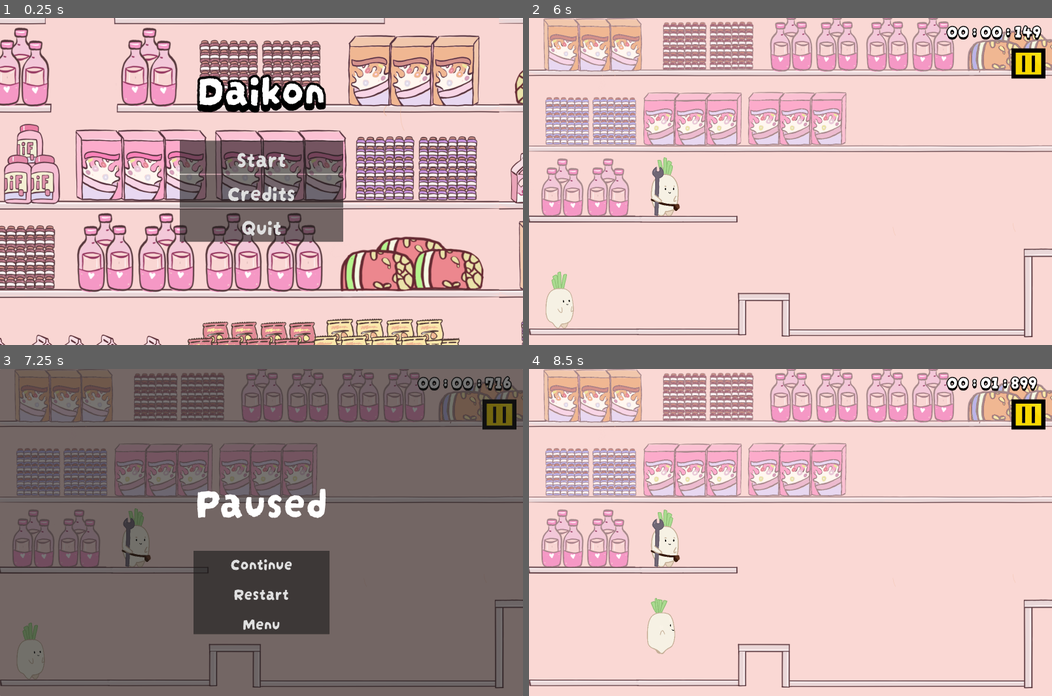
Above: before the commit, frames 1-4 (two rows, left to right).
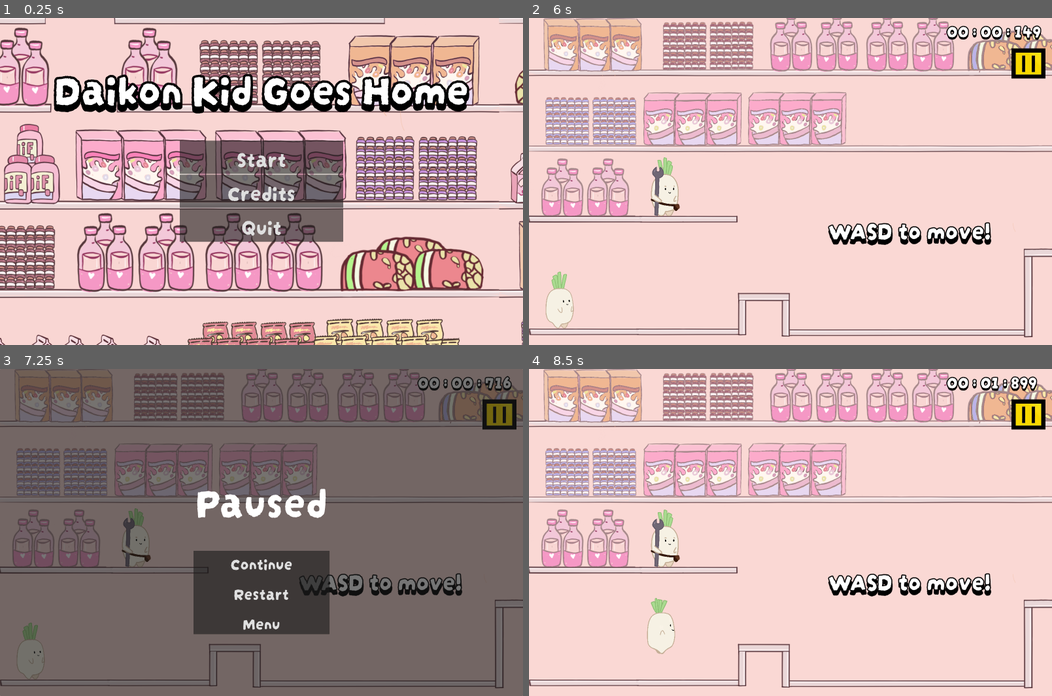
Above: after the commit, the same moments.

Repository: Boyquotes/daikon
Game: Godot game, scene res://main.tscn
The game is run twice, just before and just after one commit, with the same random seed, the same clock (stepped at 60 frames per second) and the same inputs. Sound files missing from this copy of the repository are replaced by a short silence.
Inputs (mouse positions are in pixels of both pictures, inside the frame that each line leads up to):
- Up to frame 1 (0.25 s): no input
- Up to frame 2 (6 s): click "Start" at 0.5 s; click "Next" at 1.25 s; click "Next" at 2 s; click "Next" at 2.75 s; click "Next" at 3.5 s; click "Next" at 4.25 s; click "Next" at 5 s; click "Next" at 5.75 s
- Up to frame 3 (7.25 s): click (496, 414) at 6.5 s
- Up to frame 4 (8.5 s): click "Restart" at 7.25 s; hold D (right) from 8.03 s (still down); hold Shift (sprint) from 8.03 s (still down); tap W (jump) at 8.27 s

The runs differ from the first frame. In frame 1, 6.1% of the frame differs, in the area x 10-90%, y 17-30%; in frame 2, 1.5%; in frame 3, 0.9%; in frame 4, 1.5%.

Commit message:
Add end screen

Diff:
--- /dev/null
+++ b/end.tscn
@@ -0,0 +1,105 @@
+[gd_scene load_steps=5 format=3 uid="uid://bp6od3mlavtuq"]
+
+[ext_resource type="PackedScene" uid="uid://b0q0hqrlb85q1" path="res://bg.tscn" id="1_0gw7f"]
+[ext_resource type="Theme" uid="uid://ccxxjd7a561ol" path="res://assets/themes/main.tres" id="2_g44rm"]
+
+[sub_resource type="GDScript" id="GDScript_iitk0"]
+script/source = "extends Label
+
+
+# Called when the node enters the scene tree for the first time.
+func _ready():
+	Hud.time_started = false
+	get_node('.').set_text(Hud.time_elapsed)
+"
+
+[sub_resource type="GDScript" id="GDScript_k0i48"]
+script/source = "extends Button
+
+
+@onready var tree = get_tree()
+
+
+func _on_pressed():
+	tree.change_scene_to_file('res://main.tscn')
+"
+
+[node name="End" type="Node2D"]
+
+[node name="Bg" parent="." instance=ExtResource("1_0gw7f")]
+
+[node name="Label" type="Label" parent="."]
+anchors_preset = 8
+anchor_left = 0.5
+anchor_top = 0.5
+anchor_right = 0.5
+anchor_bottom = 0.5
+offset_right = 2880.0
+offset_bottom = 704.0
+grow_horizontal = 2
+grow_vertical = 2
+theme = ExtResource("2_g44rm")
+theme_override_colors/font_shadow_color = Color(0, 0, 0, 1)
+theme_override_colors/font_outline_color = Color(0, 0, 0, 1)
+theme_override_constants/shadow_offset_y = 30
+theme_override_constants/outline_size = 30
+theme_override_constants/shadow_outline_size = 30
+text = "Thanks for Playing
+Our Slice!"
+horizontal_alignment = 1
+vertical_alignment = 1
+
+[node name="Label 2" type="Label" parent="."]
+anchors_preset = 8
+anchor_left = 0.5
+anchor_top = 0.5
+anchor_right = 0.5
+anchor_bottom = 0.5
+offset_right = 2880.0
+offset_bottom = 1750.0
+grow_horizontal = 2
+grow_vertical = 2
+theme = ExtResource("2_g44rm")
+theme_override_colors/font_shadow_color = Color(0, 0, 0, 1)
+theme_override_colors/font_outline_color = Color(0, 0, 0, 1)
+theme_override_constants/shadow_offset_y = 10
+theme_override_constants/outline_size = 10
+theme_override_constants/shadow_outline_size = 10
+theme_override_font_sizes/font_size = 60
+text = "Your Final Time:"
+horizontal_alignment = 1
+vertical_alignment = 1
+
+[node name="Time" type="Label" parent="."]
+anchors_preset = 8
+anchor_left = 0.5
+anchor_top = 0.5
+anchor_right = 0.5
+anchor_bottom = 0.5
+offset_right = 2880.0
+offset_bottom = 2000.0
+grow_horizontal = 2
+grow_vertical = 2
+theme = ExtResource("2_g44rm")
+theme_override_colors/font_shadow_color = Color(0, 0, 0, 1)
+theme_override_colors/font_outline_color = Color(0, 0, 0, 1)
+theme_override_constants/shadow_offset_y = 15
+theme_override_constants/outline_size = 15
+theme_override_constants/shadow_outline_size = 15
+theme_override_font_sizes/font_size = 90
+text = "Your Final Time:"
+horizontal_alignment = 1
+vertical_alignment = 1
+script = SubResource("GDScript_iitk0")
+
+[node name="Button" type="Button" parent="."]
+offset_left = 940.0
+offset_top = 1200.0
+offset_right = 1940.0
+offset_bottom = 1450.0
+theme = ExtResource("2_g44rm")
+theme_override_font_sizes/font_size = 90
+text = "Back to Main Menu"
+script = SubResource("GDScript_k0i48")
+
+[connection signal="pressed" from="Button" to="Button" method="_on_pressed"]
--- a/levels/intro_pt_1.tscn
+++ b/levels/intro_pt_1.tscn
@@ -1,9 +1,10 @@
-[gd_scene load_steps=16 format=3 uid="uid://cen5dwx167ssd"]
+[gd_scene load_steps=17 format=3 uid="uid://cen5dwx167ssd"]
 
 [ext_resource type="Texture2D" uid="uid://bpoaalwcrw1v" path="res://assets/bg/intro_pt1.png" id="1_cnsmc"]
 [ext_resource type="PackedScene" uid="uid://d12v1rqhcdog7" path="res://player.tscn" id="2_0o7yb"]
 [ext_resource type="PackedScene" uid="uid://canlelm3tdg2l" path="res://objects/mechanic.tscn" id="3_v4bl7"]
 [ext_resource type="PackedScene" uid="uid://dvh5babd81l4j" path="res://global/sound.tscn" id="4_n6qh0"]
+[ext_resource type="Theme" uid="uid://ccxxjd7a561ol" path="res://assets/themes/main.tres" id="5_0peld"]
 
 [sub_resource type="GDScript" id="GDScript_xcq1m"]
 script/source = "extends Node2D
@@ -56,6 +57,20 @@
 [node name="Sprite2D" type="Sprite2D" parent="."]
 position = Vector2(1016, 759)
 texture = ExtResource("1_cnsmc")
+
+[node name="Label" type="Label" parent="."]
+offset_left = 1091.0
+offset_top = 978.0
+offset_right = 1692.0
+offset_bottom = 1112.0
+theme = ExtResource("5_0peld")
+theme_override_colors/font_shadow_color = Color(0, 0, 0, 1)
+theme_override_colors/font_outline_color = Color(0, 0, 0, 1)
+theme_override_constants/shadow_offset_y = 15
+theme_override_constants/outline_size = 15
+theme_override_constants/shadow_outline_size = 15
+theme_override_font_sizes/font_size = 90
+text = "WASD to move!"
 
 [node name="Player" parent="." instance=ExtResource("2_0o7yb")]
 position = Vector2(100, 1308)
--- a/levels/intro_pt_2.tscn
+++ b/levels/intro_pt_2.tscn
@@ -1,9 +1,10 @@
-[gd_scene load_steps=14 format=3 uid="uid://dce2ddfra8dau"]
+[gd_scene load_steps=15 format=3 uid="uid://dce2ddfra8dau"]
 
 [ext_resource type="Texture2D" uid="uid://ca0iuik6ap8q7" path="res://assets/bg/intro_pt_2.png" id="1_dno7y"]
 [ext_resource type="PackedScene" uid="uid://d12v1rqhcdog7" path="res://player.tscn" id="2_y5m3r"]
 [ext_resource type="PackedScene" uid="uid://bskoxr0wa0nti" path="res://objects/cookie.tscn" id="3_i27na"]
 [ext_resource type="PackedScene" uid="uid://dvh5babd81l4j" path="res://global/sound.tscn" id="5_8gs48"]
+[ext_resource type="Theme" uid="uid://ccxxjd7a561ol" path="res://assets/themes/main.tres" id="5_yb2d1"]
 
 [sub_resource type="GDScript" id="GDScript_hl1gr"]
 script/source = "extends Node2D
@@ -49,6 +50,20 @@
 [node name="Sprite2D" type="Sprite2D" parent="."]
 position = Vector2(1030, 771)
 texture = ExtResource("1_dno7y")
+
+[node name="Label" type="Label" parent="."]
+offset_left = 1152.0
+offset_top = 176.0
+offset_right = 1753.0
+offset_bottom = 310.0
+theme = ExtResource("5_yb2d1")
+theme_override_colors/font_shadow_color = Color(0, 0, 0, 1)
+theme_override_colors/font_outline_color = Color(0, 0, 0, 1)
+theme_override_constants/shadow_offset_y = 15
+theme_override_constants/outline_size = 15
+theme_override_constants/shadow_outline_size = 15
+theme_override_font_sizes/font_size = 90
+text = "Shift to sprint!"
 
 [node name="StaticBody2D" type="StaticBody2D" parent="."]
 collision_layer = 2
--- a/levels/level_5.tscn
+++ b/levels/level_5.tscn
@@ -13,11 +13,16 @@
 # Called when the node enters the scene tree for the first time.
 func _ready():
 	Hud.current_scene = scene_file_path
-	Sound.get_node('BGM').audio.play_audio()
+	Sound.get_node('BGM').play_audio()
 
 
 func _exit_tree():
 	Sound.get_node('BGM').stop_audio()
+
+
+func _on_area_2d_body_entered(body):
+	if body.name == 'Player':
+		get_tree().change_scene_to_file(\"res://end.tscn\")
 "
 
 [sub_resource type="RectangleShape2D" id="RectangleShape2D_opx0m"]
@@ -37,6 +42,9 @@
 
 [sub_resource type="RectangleShape2D" id="RectangleShape2D_1yqmu"]
 size = Vector2(221.735, 18.7178)
+
+[sub_resource type="RectangleShape2D" id="RectangleShape2D_ll4id"]
+size = Vector2(659, 1543.5)
 
 [node name="level_5" type="Node2D"]
 script = SubResource("GDScript_117ov")
@@ -177,4 +185,12 @@
 collision_layer = 2
 collision_mask = 3
 
+[node name="Area2D" type="Area2D" parent="."]
+
+[node name="CollisionShape2D" type="CollisionShape2D" parent="Area2D"]
+position = Vector2(3473, 744.75)
+shape = SubResource("RectangleShape2D_ll4id")
+
+[connection signal="body_entered" from="Area2D" to="." method="_on_area_2d_body_entered"]
+
 [editable path="Player"]
--- a/main.tscn
+++ b/main.tscn
@@ -55,7 +55,7 @@
 theme_override_constants/shadow_offset_y = 25
 theme_override_constants/outline_size = 50
 theme_override_constants/shadow_outline_size = 50
-text = "Daikon"
+text = "Daikon Kid Goes Home"
 horizontal_alignment = 1
 vertical_alignment = 1
 
Not shown: 1 places in levels/level_5.tscn that only renumber resources
